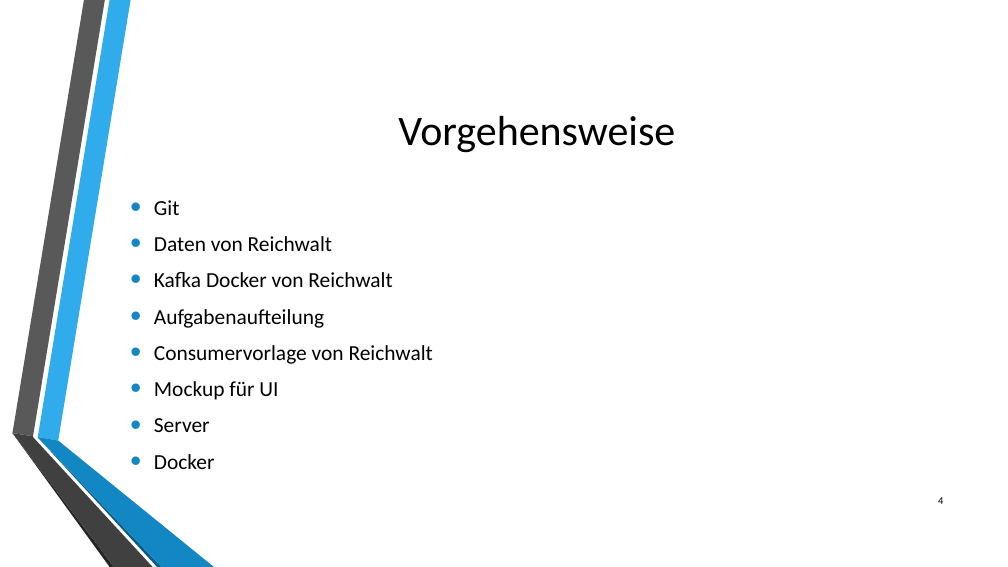
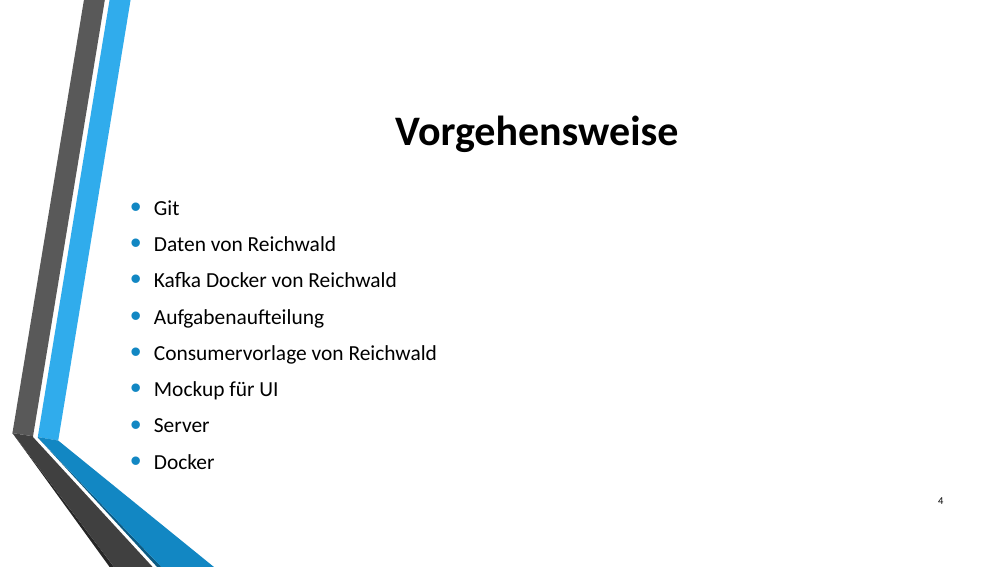
Before and after one commit to philipwagner1994/ProjectDHBW, a slide deck: slide 4 of Documentation/Projektpräsentationabschluss.pptx. Drawn at 1008x567 pixels with LibreOffice and Linux fonts; fonts in the diff are those of the drawing; background and template pictures are left out. Boxes give left, top, right and bottom in pixels: in the first picture for what was removed or moved away, otherwise in the second. Text is boxed around its words. In the diff, an @@ line names an element or a change of style, - is before the commit and + after.

```diff
--- a/Documentation/Projektpräsentationabschluss.pptx
+++ b/Documentation/Projektpräsentationabschluss.pptx
@@ title "Vorgehensweise" at (x1=395, y1=115, x2=678, y2=152): bold on @@
@@ text at (x1=154, y1=236, x2=396, y2=287): text changed @@
-• Daten von Reichwalt
-• Kafka Docker von Reichwalt
+• Daten von Reichwald
+• Kafka Docker von Reichwald
@@ text at (x1=154, y1=345, x2=437, y2=364): text changed @@
-• Consumervorlage von Reichwalt
+• Consumervorlage von Reichwald
```
Also in this commit, not shown: 9 other slides changed, 1 slide added, 2 slides removed.
